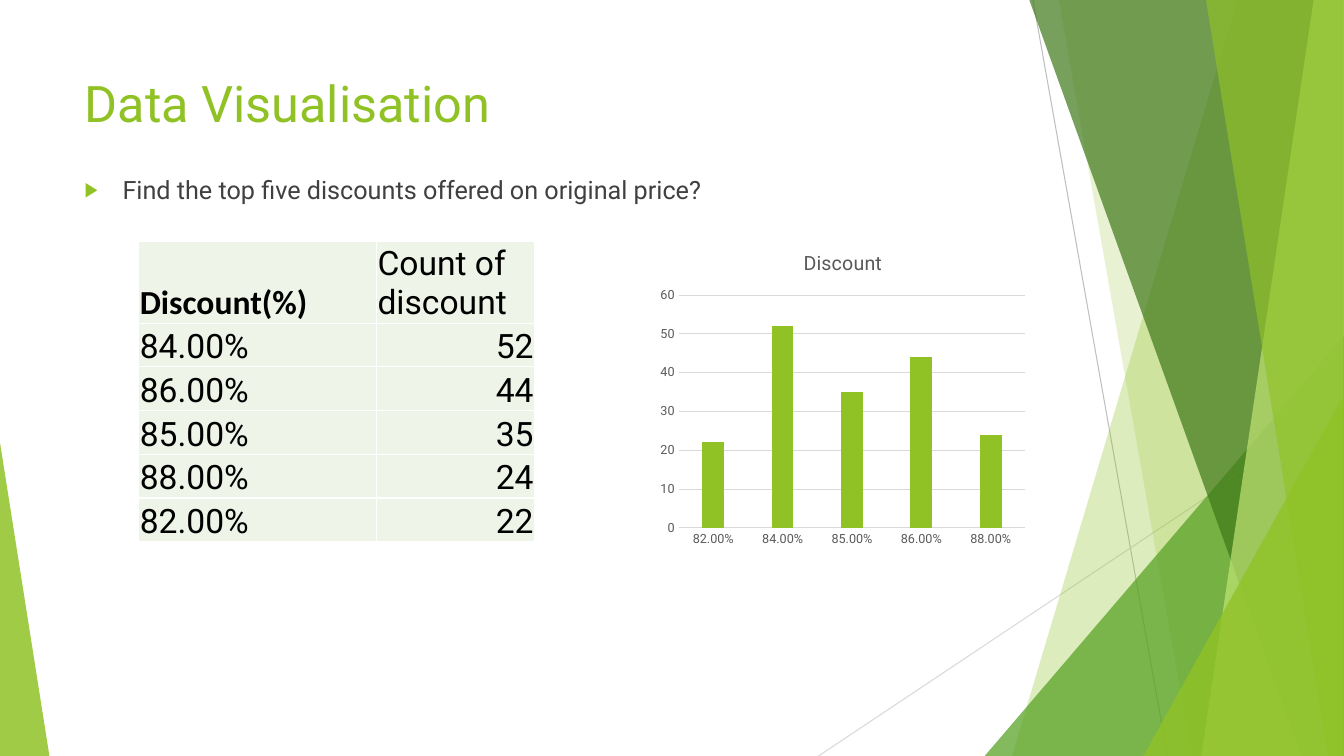
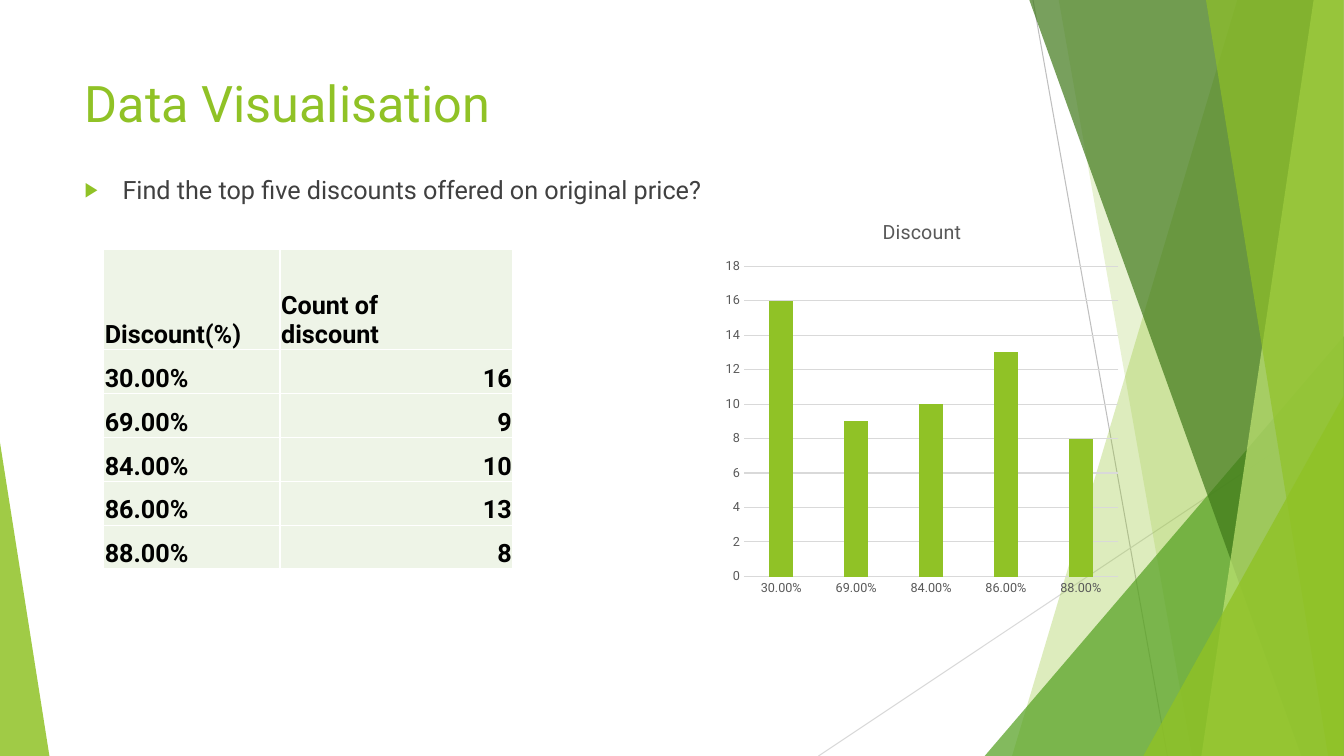
Before and after one commit to mohitshrivastava450/Excel-Watch-dataset, a slide deck: slide 12 of Result/Flipkartppt.pptx (slide 13 before the commit). Drawn at 1344x756 pixels with LibreOffice and Linux fonts; fonts in the diff are those of the drawing. Boxes give left, top, right and bottom in pixels: in the first picture for what was removed or moved away, otherwise in the second. Text is boxed around its words. In the diff, an @@ line names an element or a change of style, - is before the commit and + after.

```diff
--- a/Result/Flipkartppt.pptx
+++ b/Result/Flipkartppt.pptx
@@ column chart at (718, 202, 1127, 604) @@
-categories: 82.00%, 84.00%, 85.00%, 86.00%, 88.00%
+categories: 30.00%, 69.00%, 84.00%, 86.00%, 88.00%
-Series 1: 22, 52, 35, 44, 24
+Series 1: 16, 9, 10, 13, 8
@@ column chart: place and size @@
-column chart at (653, 234, 1033, 554)
+column chart at (718, 202, 1127, 604)
@@ table at (104, 250, 513, 570) @@
-row 2, column 1: 84.00%
+row 2, column 1: 30.00%
-row 2, column 2: 52
+row 2, column 2: 16
-row 3, column 1: 86.00%
+row 3, column 1: 69.00%
-row 3, column 2: 44
+row 3, column 2: 9
-row 4, column 1: 85.00%
+row 4, column 1: 84.00%
-row 4, column 2: 35
+row 4, column 2: 10
-row 5, column 1: 88.00%
+row 5, column 1: 86.00%
-row 5, column 2: 24
+row 5, column 2: 13
-row 6, column 1: 82.00%
+row 6, column 1: 88.00%
-row 6, column 2: 22
+row 6, column 2: 8
@@ size 24 to 18 pt in "Discount(%)", "Count of discount" @@
@@ font Calibri to Roboto in "Discount(%)" @@
@@ bold on in "Count of discount" @@
@@ table: place and size @@
-table at (139, 241, 535, 542)
+table at (104, 250, 513, 570)
```
Also in this commit, not shown: 8 other slides changed, 1 slide removed, 2 other files.
